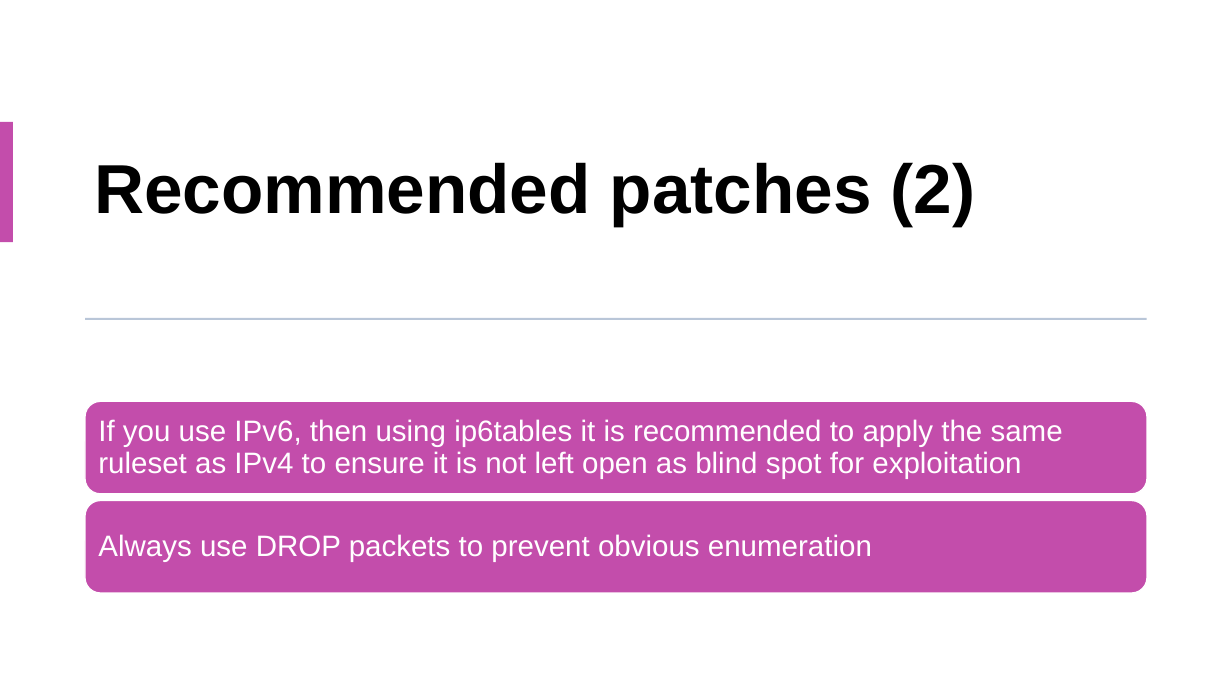
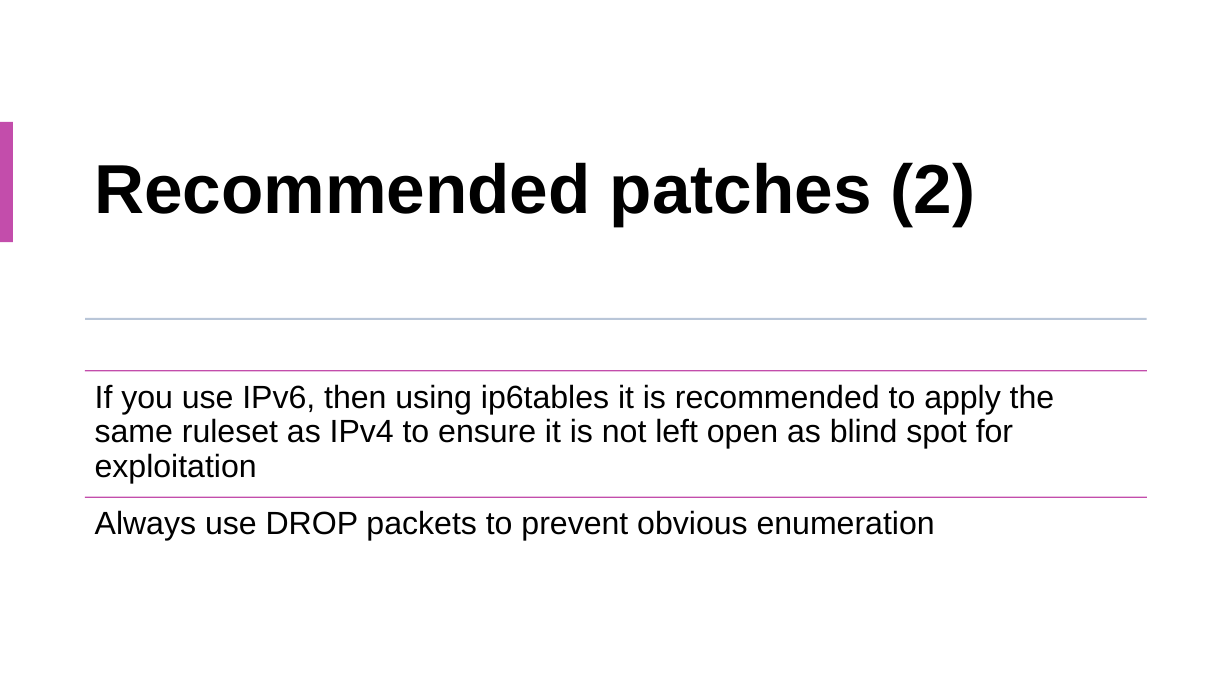
Before and after one commit to aqeebhussain122/hpc-offensive-security, a slide deck: slide 32 of Offensive Security Tactics for Linux Professionals - Linux Network Defence Evasion.pptx. Drawn at 1232x693 pixels with LibreOffice and Linux fonts; fonts in the diff are those of the drawing. Boxes give left, top, right and bottom in pixels: in the first picture for what was removed or moved away, otherwise in the second. Text is boxed around its words. In the diff, an @@ line names an element or a change of style, - is before the commit and + after.

```diff
--- a/Offensive Security Tactics for Linux Professionals - Linux Network Defence Evasion.pptx
+++ b/Offensive Security Tactics for Linux Professionals - Linux Network Defence Evasion.pptx
@@ text "If you use IPv6, then ...": place and size @@
-text "If you use IPv6, then ..." at box(98, 419, 1063, 478)
+text "If you use IPv6, then ..." at box(95, 384, 1055, 483)
@@ text "If you use IPv6, then ..." at box(95, 384, 1055, 483): size 23 to 25 pt, text colour #FFFFFF to #000000; vertical alignment middle to top @@
@@ line added from (85, 371) to (1147, 371), #C34DAB 1 pt @@
@@ rounded rectangle removed at box(85, 401, 1147, 494) @@
@@ text "Always use DROP packets to ..." at box(95, 510, 935, 541): size 23 to 25 pt, text colour #FFFFFF to #000000; vertical alignment middle to top @@
@@ text "Always use DROP packets to ...": place and size @@
-text "Always use DROP packets to ..." at box(98, 534, 872, 562)
+text "Always use DROP packets to ..." at box(95, 510, 935, 541)
@@ rounded rectangle removed at box(85, 501, 1147, 593) @@
@@ line added from (85, 497) to (1147, 497), #C34DAB 1 pt @@
```
Also in this commit, not shown: 4 other slides changed.
